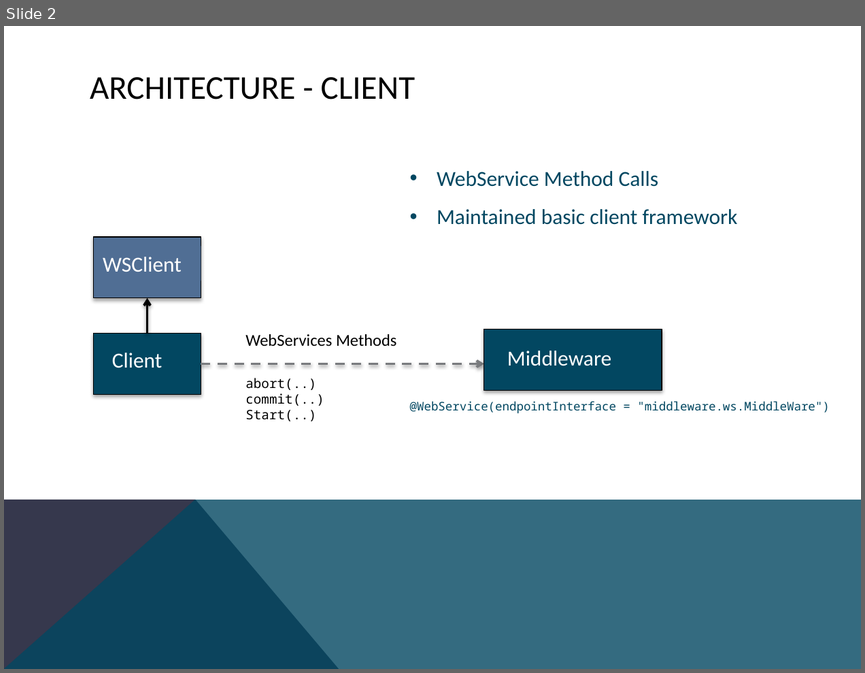
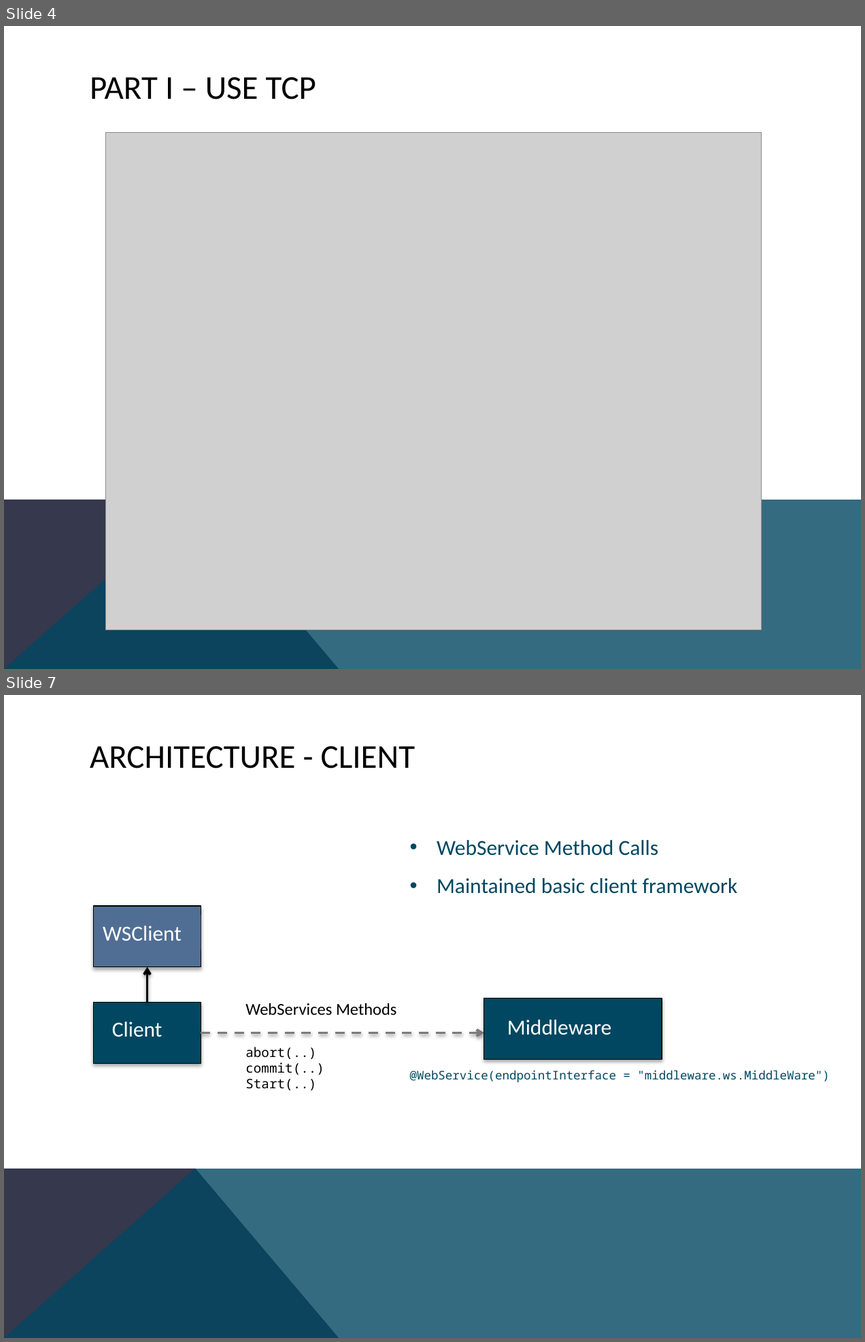
Before and after one commit to danhp/cs512, a slide deck: 512pp.pptx. Shown one above the other, each under a label of ours: slide 2 before the commit, slides 4 and 7 after it; the slides between them are not shown. The pictures are 865x673 and 865x1342 pixels, drawn with LibreOffice and Linux fonts; fonts in the diff are those of the drawing; grey boxes stand for pictures. Boxes give left, top, right and bottom in pixels: in the first picture for what was removed or moved away, otherwise in the second. Text is boxed around its words. In the diff, an @@ line names an element or a change of style, - is before the commit and + after.

```diff
--- a/512pp.pptx
+++ b/512pp.pptx
@@ slide 4 added at [4,26,861,669], background #FFFFFF; not listed: 2 template elements that a slide beside it also shows @@
@@ title added at [90,77,316,99], 28 pt, text #000000 @@
+PART I – USE TCP
@@ picture added at [106,132,762,630] @@
@@ what was slide 2 is now slide 7 @@
```
Also in this commit, not shown: 4 other slides added.
